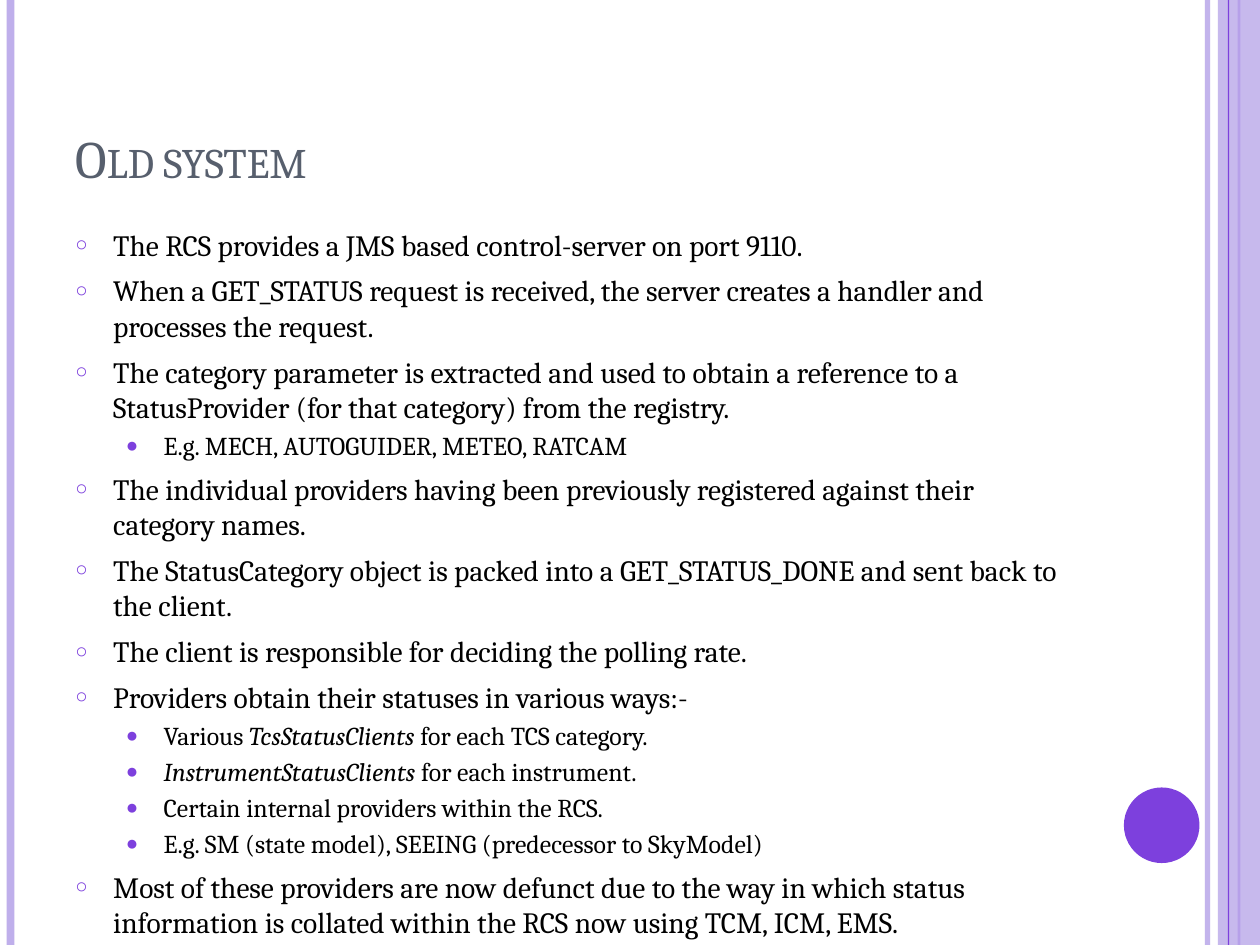
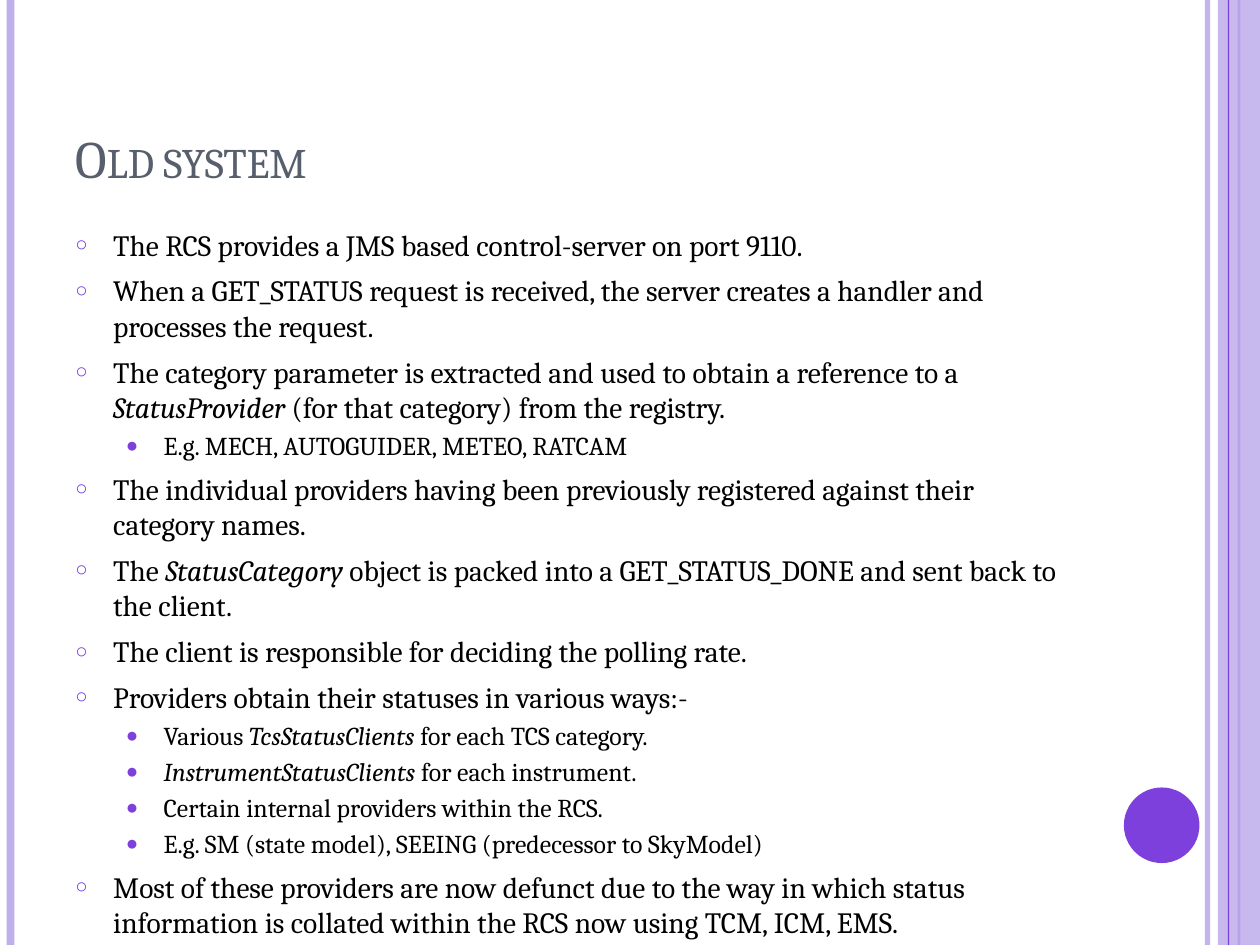
Before and after one commit to LivTel/rcs-handover, a slide deck: slide 6 of ppt/telemetry.pptx. Drawn at 1260x945 pixels with LibreOffice and Linux fonts; fonts in the diff are those of the drawing. Boxes give left, top, right and bottom in pixels: in the first picture for what was removed or moved away, otherwise in the second. Text is boxed around its words. In the diff, an @@ line names an element or a change of style, - is before the commit and + after.

Commit message:
Added live status info to telemetry

```diff
--- a/ppt/telemetry.pptx
+++ b/ppt/telemetry.pptx
@@ text at (113,362,1056,617): italic on in "StatusProvider", "StatusCategory" @@
```
Also in this commit, not shown: 3 other slides changed, 5 slides added, 1 other file.
